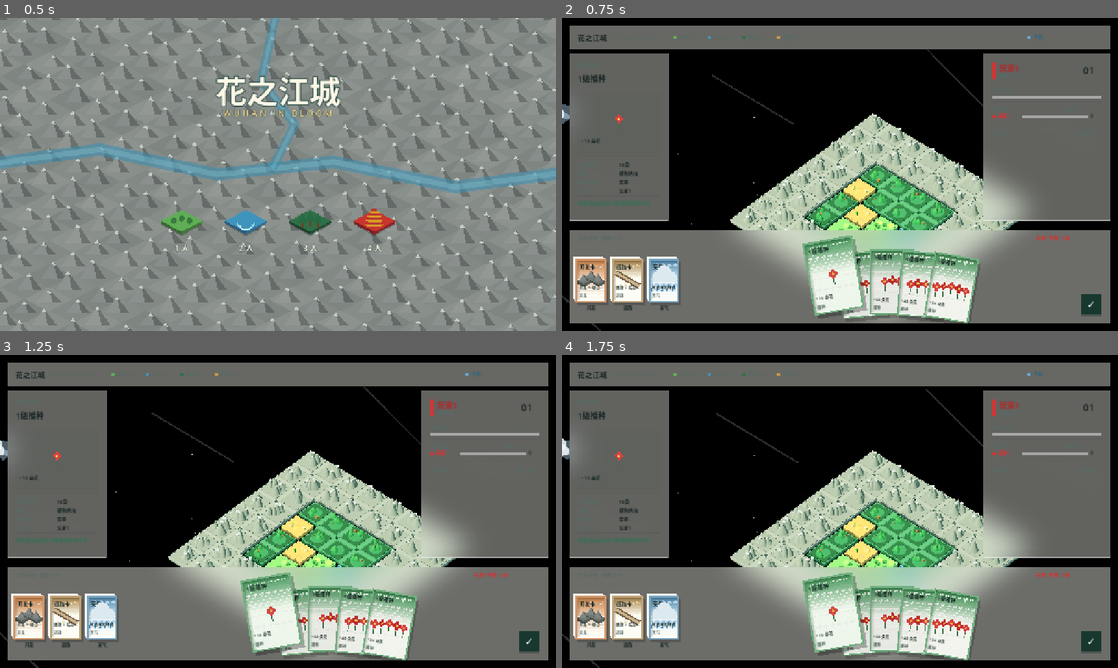
Above: before the commit, frames 1-4 (two rows, left to right).
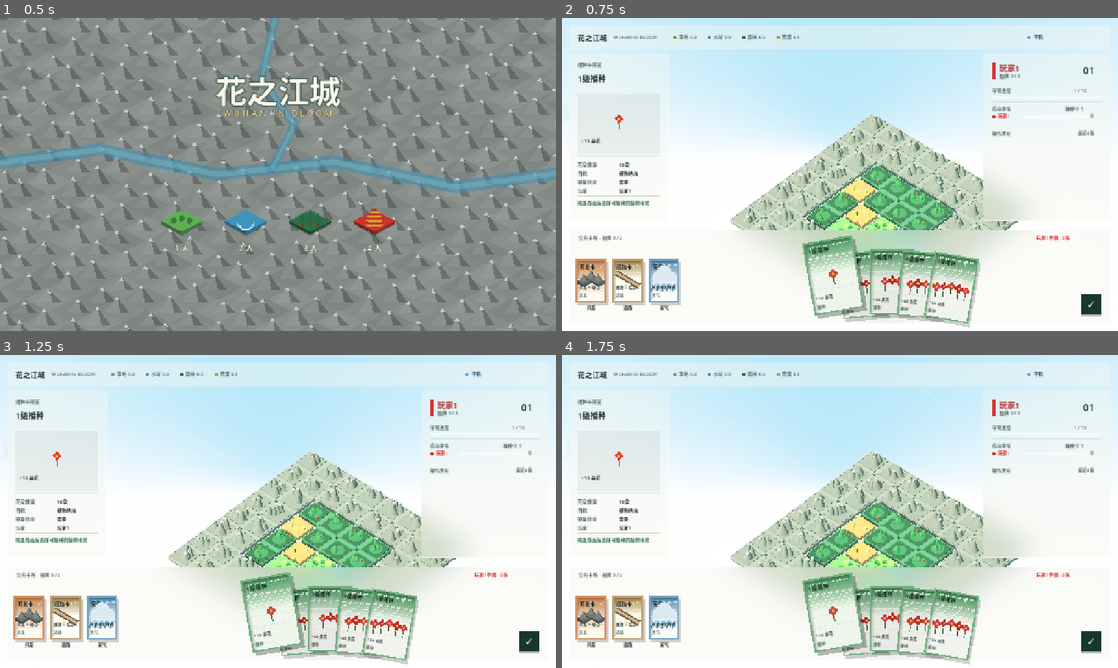
Above: after the commit, the same moments.

Repository: KurtZhang01/growcassonne
Game: Godot game, scene res://scenes/main.tscn
Two runs of this game, one before a commit and one after it. Both use one fixed random seed, a clock stepped at 60 frames per second and the inputs below.
Inputs (mouse positions are in pixels of both pictures, inside the frame that each line leads up to):
- Up to frame 1 (0.5 s): no input
- Up to frame 2 (0.75 s): tap Enter at 0.5 s; move the mouse to (962, 158) at 0.52 s; tap 1 at 0.6 s; click (962, 158) at 0.67 s
- Up to frame 3 (1.25 s): tap Space at 0.77 s
- Up to frame 4 (1.75 s): tap Space at 1.25 s; drag from (728, 527) to (812, 574) at 1.27 s

Frame 1 is identical in both runs. In frame 2, 79% of the frame differs, in the area x 0-100%, y 0-100%; in frame 3, 79%; in frame 4, 79%.

Commit message:
Replace black-prone sky with procedural gradient

Diff:
--- a/scripts/main3d.gd
+++ b/scripts/main3d.gd
@@ -1,6 +1,5 @@
 extends Node3D
 
-const DYNAMIC_SKY_SHADER: Shader = preload("res://shaders/dynamic_sky.gdshader")
 const WATER_TILE_SHADER: Shader = preload("res://shaders/water_tile.gdshader")
 const UI_FROSTED_GLASS_SHADER: Shader = preload("res://shaders/ui_frosted_glass.gdshader")
 
@@ -162,10 +161,17 @@
 
 	var env = WorldEnvironment.new()
 	var e = Environment.new()
-	var sky_material = ShaderMaterial.new(); sky_material.shader = DYNAMIC_SKY_SHADER
+	var sky_material = ProceduralSkyMaterial.new()
+	sky_material.sky_top_color = Color("#8fd0f2")
+	sky_material.sky_horizon_color = Color("#f5fbff")
+	sky_material.sky_curve = 0.22
+	sky_material.ground_horizon_color = Color("#f8fcff")
+	sky_material.ground_bottom_color = Color("#ffffff")
+	sky_material.ground_curve = 0.12
 	var sky = Sky.new(); sky.sky_material = sky_material
-	sky.process_mode = Sky.PROCESS_MODE_REALTIME; sky.radiance_size = Sky.RADIANCE_SIZE_128
+	sky.process_mode = Sky.PROCESS_MODE_QUALITY; sky.radiance_size = Sky.RADIANCE_SIZE_128
 	e.background_mode = Environment.BG_SKY; e.sky = sky
+	e.background_color = Color("#f8fcff")
 	e.ambient_light_source = Environment.AMBIENT_SOURCE_COLOR
 	e.ambient_light_color = Color("#a7d6c4")
 	e.ambient_light_energy = 0.60
